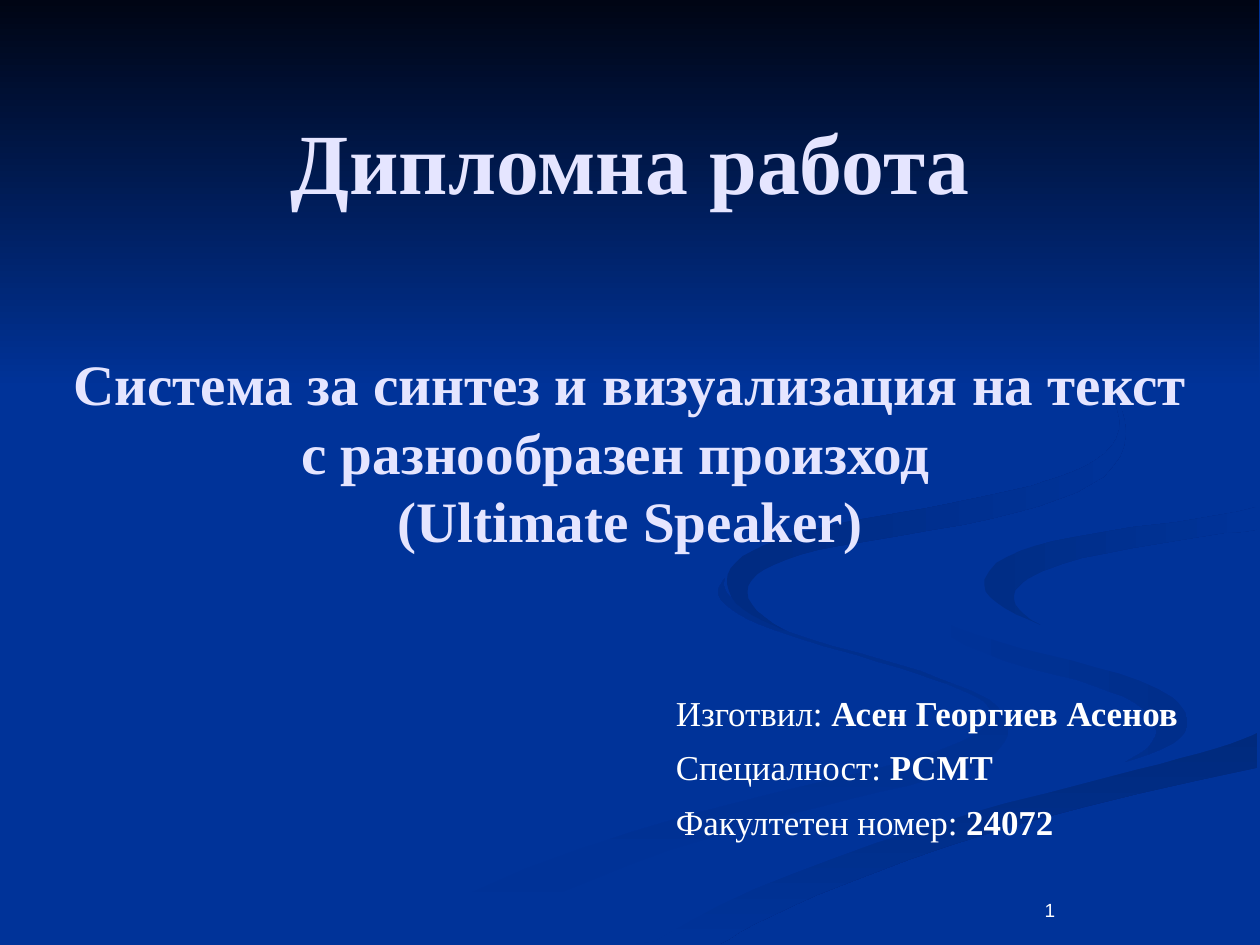
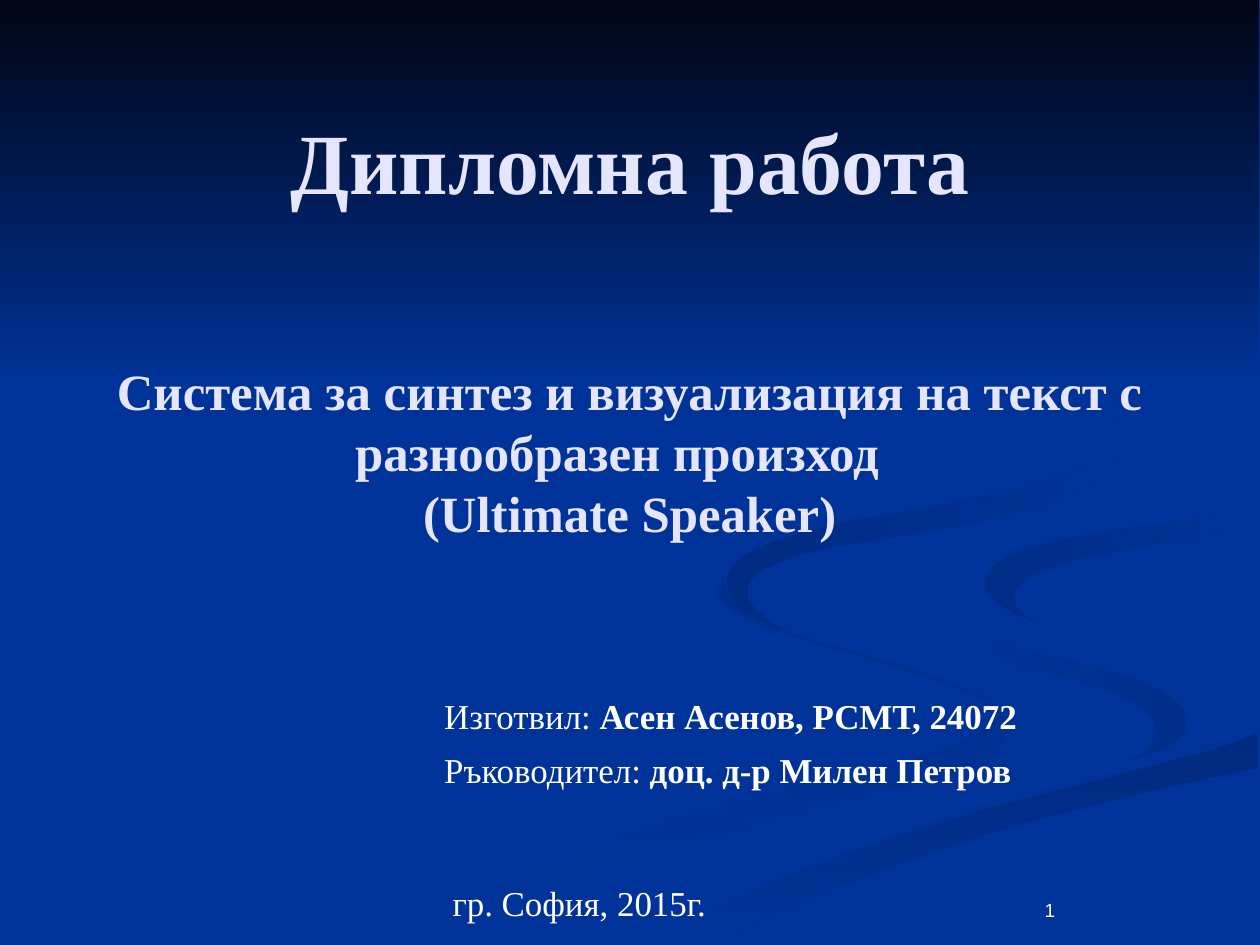
Before and after one commit to aasenov/ultimate-speaker, a slide deck: slide 1 of docs/Diplomna.odp. Drawn at 1260x945 pixels with LibreOffice and Linux fonts; fonts in the diff are those of the drawing. Boxes give left, top, right and bottom in pixels: in the first picture for what was removed or moved away, otherwise in the second. Text is boxed around its words. In the diff, an @@ line names an element or a change of style, - is before the commit and + after.

Commit message:
Update presentations

```diff
--- a/docs/Diplomna.odp
+++ b/docs/Diplomna.odp
@@ title "Система за синтез и визуализация ..." at (117, 376, 1142, 543): size 36 to 32 pt @@
@@ subtitle at (444, 705, 1017, 791): text changed; bold on @@
-Изготвил: Асен Георгиев Асенов
-Специалност: РСМТ
-Факултетен номер: 24072
+Изготвил: Асен Асенов, РСМТ, 24072
+Ръководител: доц. д-р Милен Петров
@@ text added at (453, 891, 706, 924), 22 pt, text #FFFFFF @@
+гр. София, 2015г.
```
Also in this commit, not shown: 11 slides added, 9 slides removed.
